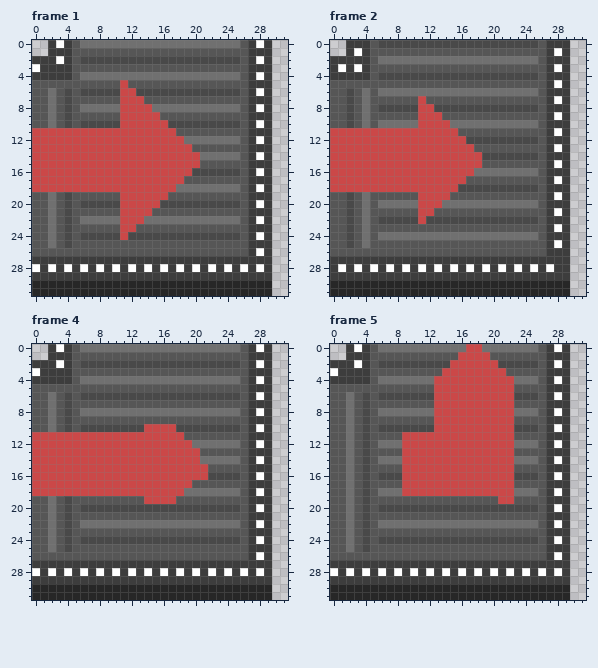
File history of a pixel-art file, Assets/Sprites/Conveyors/right up curve conv.aseprite. This is how it looked before the edit.
32x32 pixels, 11 frames. Shown: frame 1, frame 2, frame 4, frame 5. The commit also changed other frames, which this record leaves out.
Now the later version:
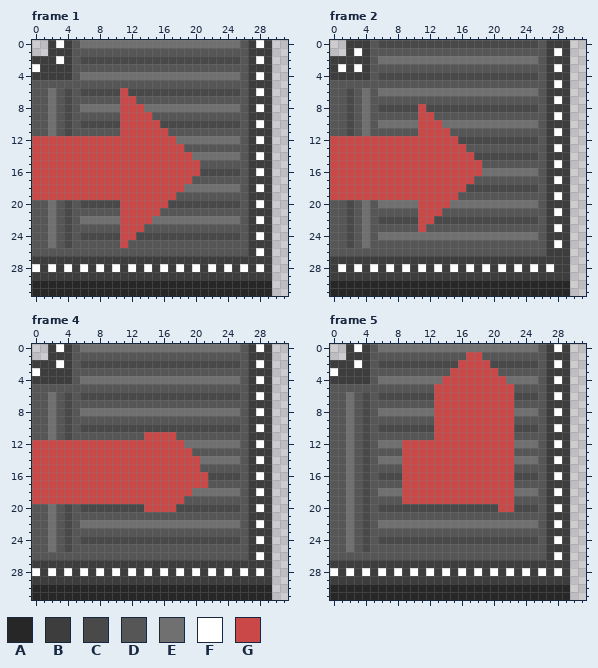
Palette (. is transparent): A #272727  B #3d3d3d  C #494949  D #565656  E #707070  F #ffffff  G #cb4848
From the commit log: Updated Conveyor Curves
Difference:
Frame 1, layer "Layer 7":
The edit turns colour G into colour C in row 6 at x 12; in row 10 at x 16; in row 11 at x 4.
The edit turns colour G into colour D in row 5 at x 11; in row 7 at x 13; in row 9 at x 15; in row 11 at x 0 to 1, 3, 5 to 10 and 17; in row 13 at x 19.
The edit turns colour G into colour E in row 8 at x 14; in row 11 at x 2; in row 12 at x 18; in row 14 at x 20.
The edit turns colour C into colour G in row 16 at x 20; in row 19 at x 4; in row 20 at x 16; in row 24 at x 12.
The edit turns colour D into colour G in row 17 at x 19; in row 19 at x 0 to 1, 3, 5 to 10 and 17; in row 21 at x 15; in row 23 at x 13; in row 25 at x 11.
The edit turns colour E into colour G in row 18 at x 18; in row 19 at x 2; in row 22 at x 14.
Frame 2, layer "Layer 7":
The edit turns colour G into colour C in row 8 at x 12; in row 11 at x 2; in row 12 at x 16; in row 14 at x 18.
The edit turns colour G into colour D in row 7 at x 11; in row 9 at x 13; in row 11 at x 0 to 1, 3, 5 to 10 and 15; in row 13 at x 17.
The edit turns colour G into colour E in row 10 at x 14; in row 11 at x 4.
The edit turns colour C into colour G in row 18 at x 16; in row 19 at x 2; in row 22 at x 12.
The edit turns colour D into colour G in row 17 at x 17; in row 19 at x 0 to 1, 3, 5 to 10 and 15; in row 21 at x 13; in row 23 at x 11.
The edit turns colour E into colour G in row 16 at x 18; in row 19 at x 4; in row 20 at x 14.
Frame 4, layer "Layer 7":
The edit turns colour G into colour C in row 10 at x 14 to 17; in row 11 at x 4.
The edit turns colour G into colour D in row 11 at x 0 to 1, 3, 5 to 13 and 18; in row 13 at x 20; in row 15 at x 21.
The edit turns colour G into colour E in row 11 at x 2; in row 12 at x 19.
The edit turns colour C into colour G in row 19 at x 4; in row 20 at x 14 to 17.
The edit turns colour D into colour G in row 17 at x 20 to 21; in row 19 at x 0 to 1, 3, 5 to 13 and 18.
The edit turns colour E into colour G in row 18 at x 19; in row 19 at x 2.
Frame 5, layer "Layer 7":
The edit turns colour G into colour C in row 2 at x 15 and 20.
The edit turns colour G into colour D in row 1 at x 16 and 19; in row 3 at x 14 and 21; in row 11 at x 9 to 12.
The edit turns colour G into colour E in row 0 at x 17 to 18; in row 4 at x 13 and 22.
The edit turns colour C into colour G in row 20 at x 21 to 22.
The edit turns colour D into colour G in row 19 at x 9 to 20.
Where, in picture pixels (left, top, right, bottom), the same in both pictures:
changed: (32, 80, 200, 248)
changed: (330, 96, 482, 232)
changed: (32, 424, 208, 512)
changed: (434, 344, 514, 384)
changed: (402, 432, 434, 440)
changed: (402, 496, 514, 512)
